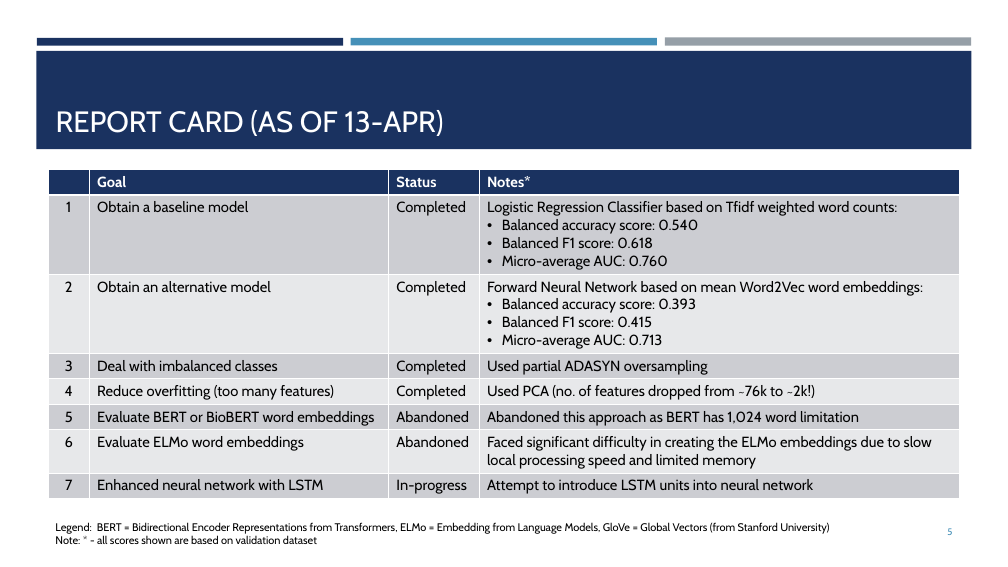
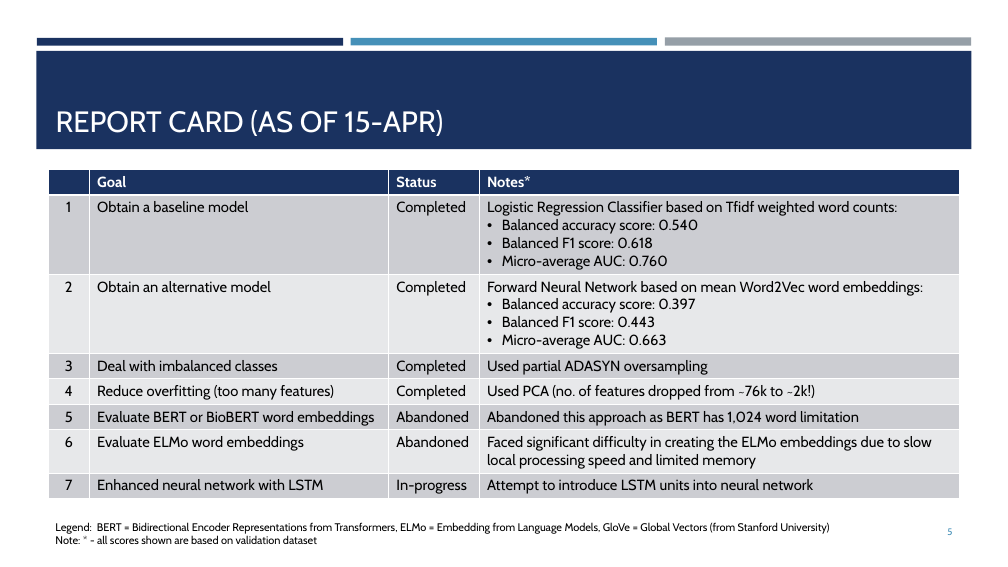
Before and after one commit to yuchye/Capstone, a slide deck: slide 5 of check-ins/Part_4_Capstone_Checkin.pptx. Drawn at 1008x567 pixels with LibreOffice and Linux fonts; fonts in the diff are those of the drawing. Boxes give left, top, right and bottom in pixels: in the first picture for what was removed or moved away, otherwise in the second. Text is boxed around its words. In the diff, an @@ line names an element or a change of style, - is before the commit and + after.

```diff
--- a/check-ins/Part_4_Capstone_Checkin.pptx
+++ b/check-ins/Part_4_Capstone_Checkin.pptx
@@ title at box(56, 110, 443, 136): text changed @@
-REPORT CARD (AS OF 13-APR)
+REPORT CARD (AS OF 15-APR)
@@ table at box(48, 169, 960, 498) @@
-row 3, column 4: Forward Neural Network based on mean Word2Vec word embeddings: / Balanced accuracy score: 0.393 / Balanced F1 score: 0.415 / Micro-average AUC: 0.713
+row 3, column 4: Forward Neural Network based on mean Word2Vec word embeddings: / Balanced accuracy score: 0.397 / Balanced F1 score: 0.443 / Micro-average AUC: 0.663
```
Also in this commit, not shown: 1 other file.
